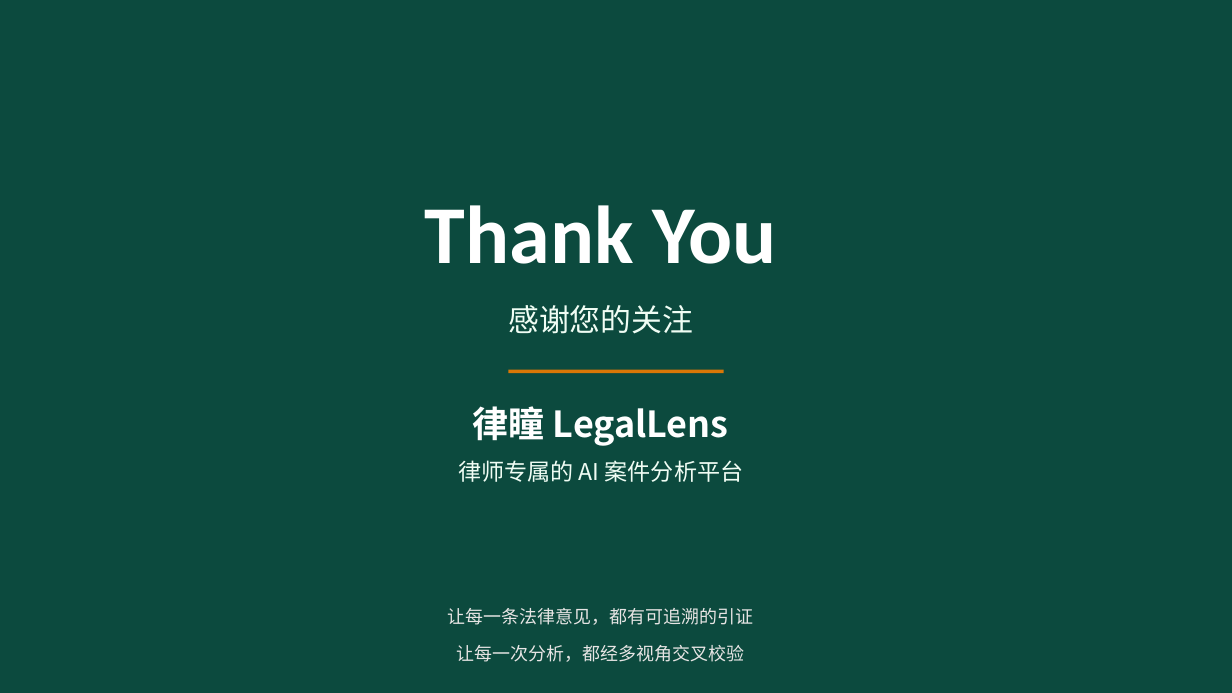
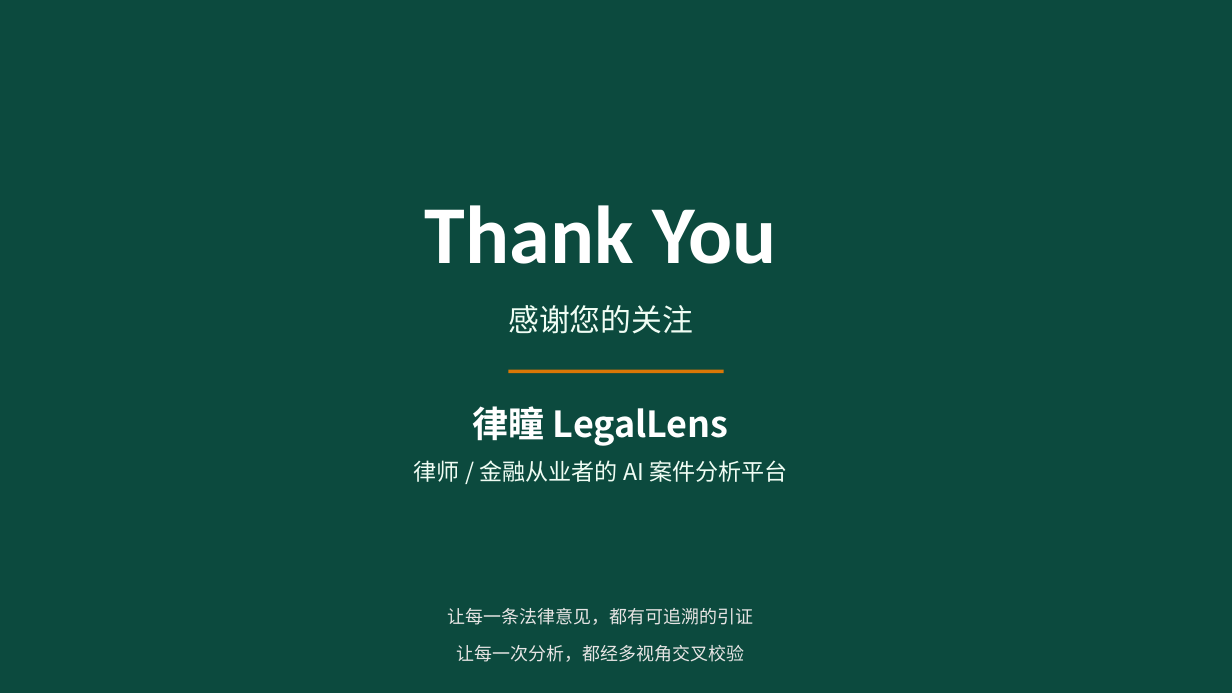
Before and after one commit to A-yiren/legal-lens, a slide deck: slide 16 of docs/律瞳-LegalLens-产品介绍.pptx. Drawn at 1232x693 pixels with LibreOffice and Linux fonts; fonts in the diff are those of the drawing. Boxes give left, top, right and bottom in pixels: in the first picture for what was removed or moved away, otherwise in the second. Text is boxed around its words. In the diff, an @@ line names an element or a change of style, - is before the commit and + after.

Commit message:
docs: 16 页 PPT 金融版 (GOAI AI+金融 赛道) + 简介改 485 汉字 + 改前端示例案情

```diff
--- a/docs/律瞳-LegalLens-产品介绍.pptx
+++ b/docs/律瞳-LegalLens-产品介绍.pptx
@@ text at [414, 460, 788, 482]: text changed @@
-律师专属的 AI 案件分析平台
+律师 / 金融从业者的 AI 案件分析平台
```
Also in this commit, not shown: 15 other slides changed, 19 other files.
